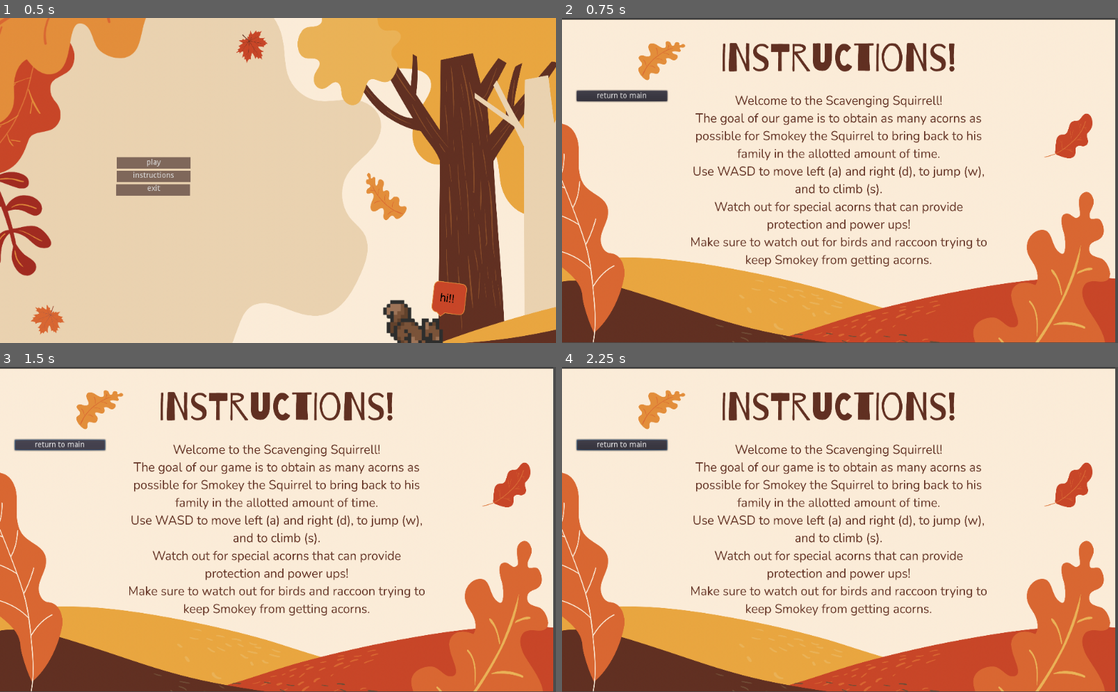
Above: before the commit, frames 1-4 (two rows, left to right).
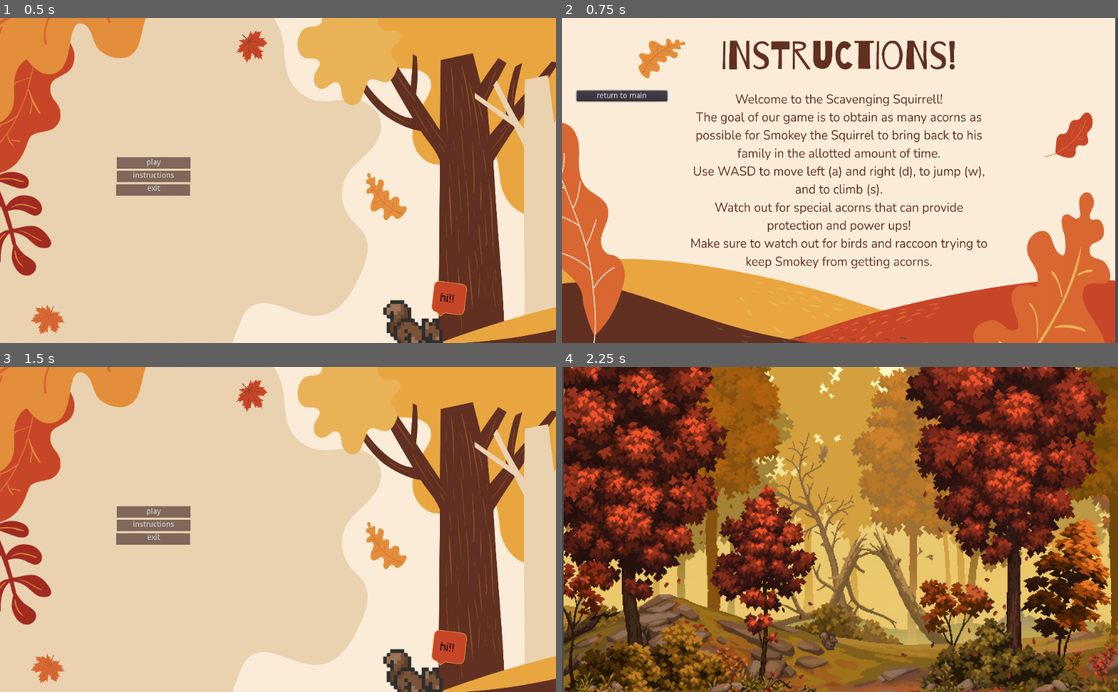
Above: after the commit, the same moments.

Repository: bcenturino25/game-1
Game: Godot game, scene res://scenes/main menu.tscn
Same seed, same stepped clock (60 frames per second), same inputs: the game is played once before the commit and once after it.
Inputs (mouse positions are in pixels of both pictures, inside the frame that each line leads up to):
- Up to frame 1 (0.5 s): no input
- Up to frame 2 (0.75 s): click "instructions" at 0.5 s
- Up to frame 3 (1.5 s): click "return to main" at 1.25 s
- Up to frame 4 (2.25 s): click (717, 510) at 2 s, where only the run after the commit has a clickable "play"

Frame 1 is identical in both runs. In frame 2, 9.6% of the frame differs, in the area x 0-100%, y 0-100%; in frame 3, 90%; in frame 4, 99%.

Commit message:
button updates

Diff:
--- a/scenes/instructions.tscn
+++ b/scenes/instructions.tscn
@@ -7,8 +7,8 @@
 script = ExtResource( 2 )
 
 [node name="Sprite" type="Sprite" parent="."]
-position = Vector2( 509.5, 300.5 )
-scale = Vector2( 0.353819, 0.369888 )
+position = Vector2( 510, 300.75 )
+scale = Vector2( 0.353819, 0.377013 )
 texture = ExtResource( 1 )
 
 [node name="VBoxContainer" type="VBoxContainer" parent="."]
@@ -23,3 +23,5 @@
 margin_right = 167.0
 margin_bottom = 20.0
 text = "return to main"
+
+[connection signal="pressed" from="VBoxContainer/mainscreen" to="." method="_on_mainscreen_pressed"]
